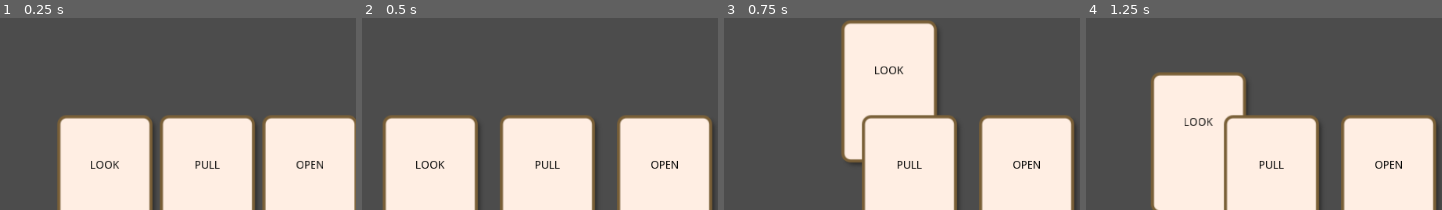
Above: before the commit, frames 1-4 (left to right).
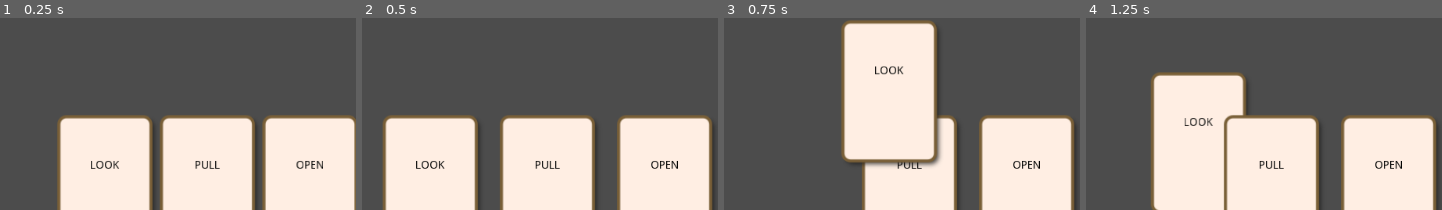
Above: after the commit, the same moments.

Repository: notapixelstudio/drafterlife
Game: Godot game, scene res://Room.tscn
The game is run twice, just before and just after one commit, with the same random seed, the same clock (stepped at 60 frames per second) and the same inputs. The engine's default icon, where the game draws it, is replaced by a stand-in: a white triangle on a blue panel in a dark square.
Inputs (mouse positions are % of the whole screen's width and height, from its top left):
- Up to frame 1 (0.25 s): no input
- Up to frame 2 (0.5 s): no input
- Up to frame 3 (0.75 s): drag from (10, 94) to (51, 20) at 0.52 s
- Up to frame 4 (1.25 s): no input
The pictures show only the part of the screen within x 0-50%, y 50-100%; the shares and areas given below are measured in that part.

Frames 1-2 are identical in both runs. In frame 3, 2.0% of the frame differs, in the area x 38-61%, y 50-78%; in frame 4, nothing differs.

Commit message:
keep card above others while dragging

Diff:
--- a/godot/Card.gd
+++ b/godot/Card.gd
@@ -24,14 +24,19 @@
 signal dropped
 
 var previous_mouse_position = Vector2()
-var dragging = false
+var dragging = false setget set_dragging
+
+func set_dragging(v):
+	dragging = v
+
+	z_index = int(dragging) # set z-index to one while dragging, to keep the card above others
 
 func _on_Card_input_event(viewport, event, shape_idx):
 	if event.is_action_pressed('ui_touch'):
 		# Start dragging
 		get_tree().set_input_as_handled()
 		previous_mouse_position = event.position
-		dragging = true
+		set_dragging(true)
 		set_hovering(false)
 		emit_signal('picked', self)
 
@@ -48,7 +53,7 @@
 	if event.is_action_released('ui_touch'):
 		# End dragging
 		previous_mouse_position = Vector2()
-		dragging = false
+		set_dragging(false)
 
 		# Check if dropped onto target
 		for area in get_overlapping_areas():
